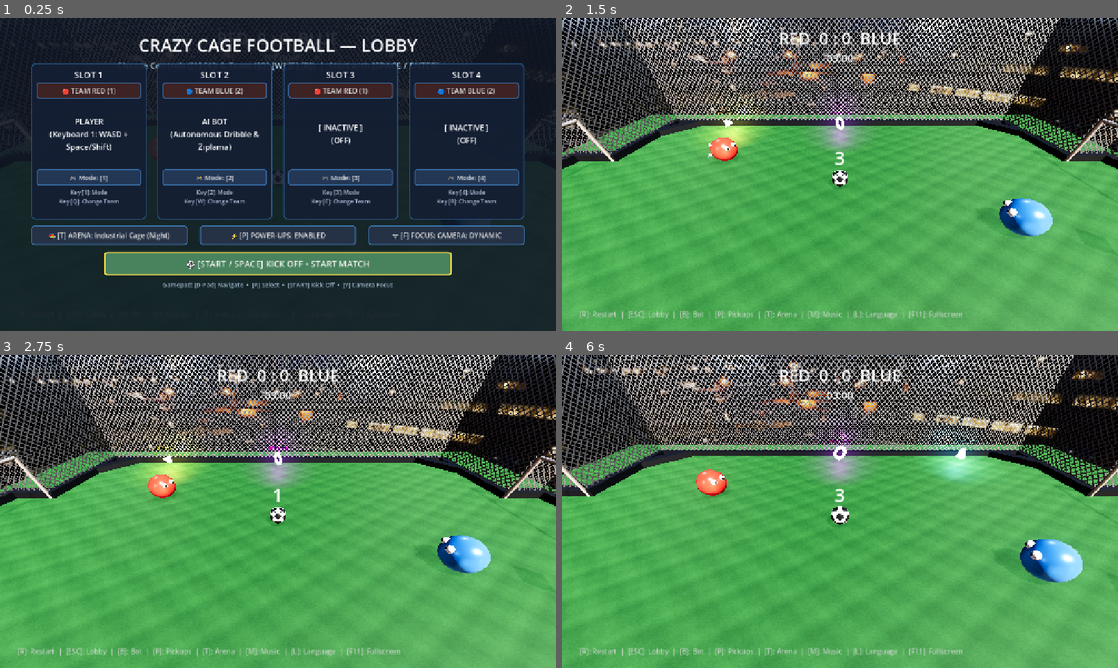
Above: before the commit, frames 1-4 (two rows, left to right).
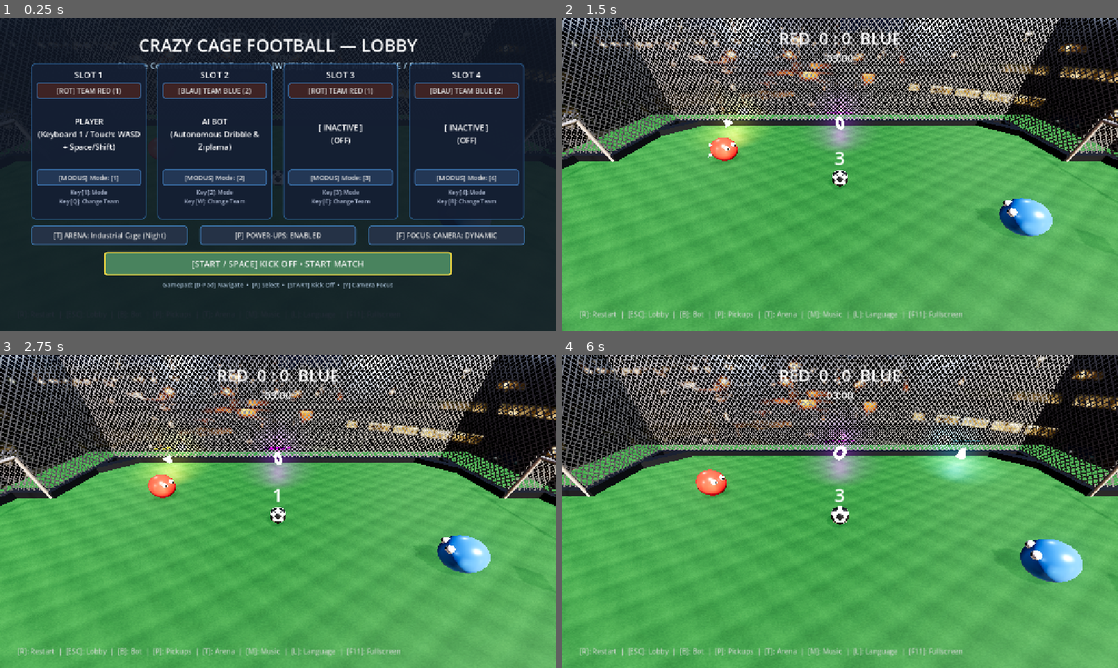
Above: after the commit, the same moments.

Repository: RobinNunkesser/gd-godot-crazy-cage-football
Game: Godot game, scene res://scenes/main.tscn
Two runs of this game, one before a commit and one after it. Both use one fixed random seed, a clock stepped at 60 frames per second and the inputs below.
Inputs (mouse positions are in pixels of both pictures, inside the frame that each line leads up to):
- Up to frame 1 (0.25 s): no input
- Up to frame 2 (1.5 s): click "⚽ [START / SPACE] KICK OFF • …" (after the commit: "[START / SPACE] KICK OFF • ST…") at 0.5 s; tap Enter (p2_jump) at 1.25 s; move the mouse to (962, 158) at 1.27 s; hold D (p1_right) from 1.28 s (still down); hold Shift (p1_boost) from 1.28 s (still down); click (962, 158) at 1.42 s
- Up to frame 3 (2.75 s): tap Space (p1_jump) at 1.52 s; release D (p1_right) at 2 s; release Shift (p1_boost) at 2 s; drag from (166, 527) to (250, 574) at 2.02 s
- Up to frame 4 (6 s): tap R (restart) at 2.75, 3.5, 4.25, 5.75 s; move the mouse to (895, 442) at 2.77 s; hold D (p1_right) 2.78-3.5 s; hold Left (p2_left) 2.78-3.5 s; click (895, 442) at 2.92 s; drag from (812, 574) to (673, 464) at 3.52 s; move the mouse to (1006, 558) at 4.27 s; hold A (p1_left) 4.28-5 s; hold Up (p2_up) 4.28-5 s; click (1006, 558) at 4.42 s; tap Space (p1_jump) at 4.52 s; drag from (673, 464) to (756, 433) at 5.02 s; move the mouse to (867, 511) at 5.77 s; hold S (p1_down) from 5.78 s (still down); tap F at 5.85 s; click (867, 511) at 5.92 s

The runs differ from the first frame. In frame 1, 2.9% of the frame differs, in the area x 6-91%, y 22-81%; in frame 2, less than 0.1%; in frame 3, less than 0.1%; in frame 4, less than 0.1%.

Commit message:
fix(web): remove broken emojis, add mouse fallback testing to touch overlay, and clarify touch control

Diff:
--- a/i18n/translations.csv
+++ b/i18n/translations.csv
@@ -5,7 +5,7 @@
 TEAM_RED_LBL,TEAM ROT (1),TEAM RED (1)
 TEAM_BLUE_LBL,TEAM BLAU (2),TEAM BLUE (2)
 CTRL_OFF,"[ INAKTIV ]\n(OFF)","[ INACTIVE ]\n(OFF)"
-CTRL_KB1,"SPIELER\n(Tastatur 1: WASD + Space/Shift)","PLAYER\n(Keyboard 1: WASD + Space/Shift)"
+CTRL_KB1,"SPIELER\n(Tastatur 1 / Touch: WASD + Space/Shift)","PLAYER\n(Keyboard 1 / Touch: WASD + Space/Shift)"
 CTRL_KB2,"SPIELER\n(Tastatur 2: Pfeile + Enter/Ctrl)","PLAYER\n(Keyboard 2: Arrows + Enter/Ctrl)"
 CTRL_GAMEPAD_0,"SPIELER\n(Gamepad 1: Stick + A/B)","PLAYER\n(Gamepad 1: Stick + A/B)"
 CTRL_GAMEPAD_1,"SPIELER\n(Gamepad 2: Stick + A/B)","PLAYER\n(Gamepad 2: Stick + A/B)"
@@ -13,23 +13,23 @@
 CTRL_GAMEPAD_3,"SPIELER\n(Gamepad 4: Stick + A/B)","PLAYER\n(Gamepad 4: Stick + A/B)"
 CTRL_AI_BOT,"KI-BOT\n(Autonomes Dribbeln & Zıplama)","AI BOT\n(Autonomous Dribble & Zıplama)"
 KEY_HINT,"Taste [%d]: Modus\nTaste [%s]: Team wechseln","Key [%d]: Mode\nKey [%s]: Change Team"
-POWERUPS_ENABLED_LOBBY,"⚡ [P] POWER-UPS: AKTIVIERT  •  Super-Shot | Speed-Boots | Magnetfuß | Freeze-Tackle | Cage-Shaker ⚡","⚡ [P] POWER-UPS: ENABLED  •  Super-Shot | Speed-Boots | Magnet Foot | Freeze-Tackle | Cage-Shaker ⚡"
-POWERUPS_DISABLED_LOBBY,"🚫 [P] POWER-UPS: DEAKTIVIERT (Klassischer Pure-Cage-Modus ohne Pickups) 🚫","🚫 [P] POWER-UPS: DISABLED (Classic pure cage mode without pickups) 🚫"
+POWERUPS_ENABLED_LOBBY,"[P] POWER-UPS: AKTIVIERT  •  Super-Shot | Speed-Boots | Magnetfuß | Freeze-Tackle | Cage-Shaker","[P] POWER-UPS: ENABLED  •  Super-Shot | Speed-Boots | Magnet Foot | Freeze-Tackle | Cage-Shaker"
+POWERUPS_DISABLED_LOBBY,"[P] POWER-UPS: DEAKTIVIERT (Klassischer Pure-Cage-Modus ohne Pickups)","[P] POWER-UPS: DISABLED (Classic pure cage mode without pickups)"
 UI_HINTS_BAR,"[R]: Neustart  |  [ESC]: Lobby  |  [B]: Bot  |  [P]: Pickups  |  [T]: Arena  |  [M]: Musik  |  [L]: Sprache  |  [F11]: Vollbild","[R]: Restart  |  [ESC]: Lobby  |  [B]: Bot  |  [P]: Pickups  |  [T]: Arena  |  [M]: Music  |  [L]: Language  |  [F11]: Fullscreen"
 MIN_PLAYERS_WARN,Mindestens 1 Spieler pro Team erforderlich!,At least 1 player per team required!
-BANNER_KICKOFF,⚽ KICK OFF! ⚽,⚽ KICK OFF! ⚽
-GOAL_RED,⚽ TOOOOR TEAM ROT! ⚽,⚽ GOOOOAL TEAM RED! ⚽
-GOAL_BLUE,⚽ TOOOOR TEAM BLAU! ⚽,⚽ GOOOOAL TEAM BLUE! ⚽
-GOAL_GENERIC,⚽ TOOOOR! ⚽,⚽ GOOOOAL! ⚽
-WIN_RED,🏆 TEAM ROT GEWINNT! 🏆,🏆 TEAM RED WINS! 🏆
-WIN_BLUE,🏆 TEAM BLAU GEWINNT! 🏆,🏆 TEAM BLUE WINS! 🏆
+BANNER_KICKOFF,KICK OFF!,KICK OFF!
+GOAL_RED,TOOOOR TEAM ROT!,GOOOOAL TEAM RED!
+GOAL_BLUE,TOOOOR TEAM BLAU!,GOOOOAL TEAM BLUE!
+GOAL_GENERIC,TOOOOR!,GOOOOAL!
+WIN_RED,TEAM ROT GEWINNT!,TEAM RED WINS!
+WIN_BLUE,TEAM BLAU GEWINNT!,TEAM BLUE WINS!
 MATCH_DRAW,UNENTSCHIEDEN! Drücke [R] für Rematch,DRAW! Press [R] to rematch
 POWERUPS_NOW_ON,POWER-UPS: AKTIVIERT,POWER-UPS: ENABLED
 POWERUPS_NOW_OFF,POWER-UPS: DEAKTIVIERT,POWER-UPS: DISABLED
-MUSIC_STATUS_ON,MUSIK: AN 🔊,MUSIC: ON 🔊
-MUSIC_STATUS_OFF,MUSIK: AUS 🔇,MUSIC: OFF 🔇
-LANG_STATUS_DE,SPRACHE: DEUTSCH 🇩🇪,LANGUAGE: GERMAN 🇩🇪
-LANG_STATUS_EN,SPRACHE: ENGLISCH 🇬🇧,LANGUAGE: ENGLISH 🇬🇧
+MUSIC_STATUS_ON,MUSIK: AN,MUSIC: ON
+MUSIC_STATUS_OFF,MUSIK: AUS,MUSIC: OFF
+LANG_STATUS_DE,SPRACHE: DEUTSCH,LANGUAGE: GERMAN
+LANG_STATUS_EN,SPRACHE: ENGLISCH,LANGUAGE: ENGLISH
 FULLSCREEN_ON,VOLLBILD: AN,FULLSCREEN: ON
 FULLSCREEN_OFF,VOLLBILD: AUS (FENSTER),FULLSCREEN: OFF (WINDOWED)
 PUP_SUPER_SHOT_NAME,SUPER-SCHUSS,SUPER-SHOT
@@ -42,12 +42,12 @@
 PUP_FREEZE_TACKLE_DESC,Eis-Attacke! Nächster Bodycheck friert Gegner für 2 Sekunden ein.,Ice tackle! Next bodycheck freezes opponents for 2 seconds.
 PUP_CAGE_SHAKER_NAME,CAGE-SHAKER,CAGE-SHAKER
 PUP_CAGE_SHAKER_DESC,Erdbeben im Käfig! Schockwelle schleudert alle Gegner an die Banden!,Cage earthquake! Shockwave blasts all opponents into the walls!
-PUP_COLLECTED_TITLE,⚡ SPIELER %d: %s ⚡,⚡ PLAYER %d: %s ⚡
+PUP_COLLECTED_TITLE,SPIELER %d: %s,PLAYER %d: %s
 THEME_INDUSTRIAL,Industrie-Käfig (Nacht),Industrial Cage (Night)
 THEME_SUNNY,Sonnendach (Sommer),Sunny Rooftop (Summer)
 THEME_CYBER,Cyber Neon (Synthwave),Cyber Neon (Synthwave)
 THEME_STATUS_BANNER,ARENA: %s,ARENA: %s
-LOBBY_THEME_BTN,"🏟️ [T] ARENA: %s","🏟️ [T] ARENA: %s"
+LOBBY_THEME_BTN,"[T] ARENA: %s","[T] ARENA: %s"
 PAUSE_TITLE,SPIEL PAUSIERT,GAME PAUSED
 PAUSE_RESUME,[ESC] Weiterspielen,[ESC] Resume
 PAUSE_RESTART,[R] Match Neustarten,[R] Restart Match
@@ -68,14 +68,14 @@
 BTN_LOBBY,[L] Lobby,[L] Lobby
 STATS_TACKLES,Tackles & Checks,Tackles & Checks
 CONTROLS_TITLE,STEUERUNGS-REFERENZ,CONTROLS REFERENCE
-CONTROLS_P1,"P1: WASD + Space (Sprung) + Shift (Boost)","P1: WASD + Space (Jump) + Shift (Boost)"
+CONTROLS_P1,"P1: WASD / Touch + Space (Sprung) + Shift (Boost)","P1: WASD / Touch + Space (Jump) + Shift (Boost)"
 CONTROLS_P2,"P2: Pfeile + Enter (Sprung) + Strg (Boost)","P2: Arrows + Enter (Jump) + Ctrl (Boost)"
 CONTROLS_GAMEPAD,"Gamepad: Analogstick + A/Kreuz + X/Viereck","Gamepad: Analog Stick + A/Cross + X/Square"
 FOCUS_MODE_DYNAMIC,KAMERA: DYNAMISCH,CAMERA: DYNAMIC
 FOCUS_MODE_BALL,KAMERA: BALL-FOKUS,CAMERA: BALL FOCUS
 FOCUS_MODE_BROADCAST,KAMERA: WEITWINKEL (BROADCAST),CAMERA: WIDE (BROADCAST)
-FOCUS_BTN,"📷 [F] FOKUS: %s","📷 [F] FOCUS: %s"
-LOBBY_START_BTN,"⚽ [START / LEERTASTE] ANSTOSS • SPIEL STARTEN","⚽ [START / SPACE] KICK OFF • START MATCH"
+FOCUS_BTN,"[F] FOKUS: %s","[F] FOCUS: %s"
+LOBBY_START_BTN,"[START / LEERTASTE] ANSTOSS • SPIEL STARTEN","[START / SPACE] KICK OFF • START MATCH"
 LOBBY_HINT_GAMEPAD,"Gamepad: [D-Pad] Navigieren  •  [A] Auswählen  •  [START] Anstoß  •  [Y] Kamera-Fokus","Gamepad: [D-Pad] Navigate  •  [A] Select  •  [START] Kick Off  •  [Y] Camera Focus"
 BTN_CHANGE_TEAM,Team: %s,Team: %s
 BTN_CHANGE_MODE,Modus: %s,Mode: %s
--- a/project.godot
+++ b/project.godot
@@ -7,7 +7,7 @@
 [application]
 
 config/name="Crazy Cage Football"
-config/version="0.2.3"
+config/version="0.2.4"
 config/description="3D Physics Cage Soccer Game in Godot 4 inspired by Zippir: Kafes Futbolu. Roll, jump (Ziplama) and score bank-shot goals!"
 run/main_scene="res://scenes/main.tscn"
 config/icon="res://assets/icon.png"
--- a/scenes/main.gd
+++ b/scenes/main.gd
@@ -862,7 +862,7 @@
 	ui_powerup_toggle_label.visible = false
 	ui_lobby_panel.add_child(ui_powerup_toggle_label)
 
-	ui_lobby_theme_btn = _create_styled_button("🏟️ [T] ARENA", 16, Color(0.15, 0.20, 0.28, 0.95))
+	ui_lobby_theme_btn = _create_styled_button("[T] ARENA", 16, Color(0.15, 0.20, 0.28, 0.95))
 	ui_lobby_theme_btn.name = "LobbyThemeBtn"
 	ui_lobby_theme_btn.position = Vector2(72, 478)
 	ui_lobby_theme_btn.size = Vector2(360, 44)
@@ -871,7 +871,7 @@
 	)
 	ui_lobby_panel.add_child(ui_lobby_theme_btn)
 
-	ui_lobby_powerup_btn = _create_styled_button("⚡ [P] POWER-UPS", 16, Color(0.15, 0.20, 0.28, 0.95))
+	ui_lobby_powerup_btn = _create_styled_button("[P] POWER-UPS", 16, Color(0.15, 0.20, 0.28, 0.95))
 	ui_lobby_powerup_btn.name = "LobbyPowerupBtn"
 	ui_lobby_powerup_btn.position = Vector2(460, 478)
 	ui_lobby_powerup_btn.size = Vector2(360, 44)
@@ -880,7 +880,7 @@
 	)
 	ui_lobby_panel.add_child(ui_lobby_powerup_btn)
 
-	ui_lobby_focus_btn = _create_styled_button("📷 [F] KAMERA-FOKUS", 16, Color(0.15, 0.20, 0.28, 0.95))
+	ui_lobby_focus_btn = _create_styled_button("[F] KAMERA-FOKUS", 16, Color(0.15, 0.20, 0.28, 0.95))
 	ui_lobby_focus_btn.name = "LobbyFocusBtn"
 	ui_lobby_focus_btn.position = Vector2(848, 478)
 	ui_lobby_focus_btn.size = Vector2(360, 44)
@@ -1238,7 +1238,7 @@
 
 	var th_y = 145
 	var th_red = Label.new()
-	th_red.text = "🔴 " + tr("TEAM_RED_LBL")
+	th_red.text = "[ROT] " + tr("TEAM_RED_LBL")
 	th_red.horizontal_alignment = HORIZONTAL_ALIGNMENT_CENTER
 	th_red.position = Vector2(30, th_y)
 	th_red.size = Vector2(200, 28)
@@ -1256,7 +1256,7 @@
 	panel.add_child(th_mid)
 
 	var th_blue = Label.new()
-	th_blue.text = "🔵 " + tr("TEAM_BLUE_LBL")
+	th_blue.text = "[BLAU] " + tr("TEAM_BLUE_LBL")
 	th_blue.horizontal_alignment = HORIZONTAL_ALIGNMENT_CENTER
 	th_blue.position = Vector2(570, th_y)
 	th_blue.size = Vector2(200, 28)
@@ -1688,26 +1688,26 @@
 		if i < ui_lobby_slot_team_btns.size():
 			var btn = ui_lobby_slot_team_btns[i]
 			var team_name = tr("TEAM_RED_LBL") if p.team_id == 1 else tr("TEAM_BLUE_LBL")
-			btn.text = ("🔴 " if p.team_id == 1 else "🔵 ") + team_name
+			btn.text = ("[ROT] " if p.team_id == 1 else "[BLAU] ") + team_name
 		if i < ui_lobby_slot_ctrl_btns.size():
 			var c_btn = ui_lobby_slot_ctrl_btns[i]
 			var mode_title = tr("BTN_CHANGE_MODE")
 			if "%s" in mode_title:
-				c_btn.text = "🎮 " + (mode_title % ("[%d]" % (i + 1)))
+				c_btn.text = "[MODUS] " + (mode_title % ("[%d]" % (i + 1)))
 			else:
-				c_btn.text = "🎮 " + mode_title
+				c_btn.text = "[MODUS] " + mode_title
 
 	if ui_lobby_theme_btn and theme_manager:
 		var cur_theme = theme_manager.get_current_theme()
 		var dname = theme_manager.get_theme_display_name(cur_theme)
 		var btn_fmt = tr("LOBBY_THEME_BTN")
 		if not ("%s" in btn_fmt):
-			btn_fmt = "🏟️ [T] ARENA: %s"
+			btn_fmt = "[T] ARENA: %s"
 		ui_lobby_theme_btn.text = btn_fmt % dname
 
 	if ui_lobby_powerup_btn:
 		var p_status = tr("POWERUPS_NOW_ON") if CageConfig.powerups_enabled else tr("POWERUPS_NOW_OFF")
-		ui_lobby_powerup_btn.text = "⚡ [P] " + p_status
+		ui_lobby_powerup_btn.text = "[P] " + p_status
 
 	if ui_lobby_focus_btn and is_instance_valid(camera):
 		var fname = ""
@@ -1722,7 +1722,7 @@
 		if "%s" in fmt:
 			ui_lobby_focus_btn.text = fmt % fname
 		else:
-			ui_lobby_focus_btn.text = "📷 [F] " + fname
+			ui_lobby_focus_btn.text = "[F] " + fname
 
 	if ui_lobby_start_btn:
 		ui_lobby_start_btn.text = tr("LOBBY_START_BTN")
@@ -1735,7 +1735,7 @@
 		var dname = theme_manager.get_theme_display_name(cur_theme)
 		var btn_fmt = tr("LOBBY_THEME_BTN")
 		if not ("%s" in btn_fmt):
-			btn_fmt = "🏟️ [T] ARENA: %s"
+			btn_fmt = "[T] ARENA: %s"
 		ui_theme_toggle_label.text = btn_fmt % dname
 
 	if ui_powerup_toggle_label:
--- a/scripts/cage_touch_overlay.gd
+++ b/scripts/cage_touch_overlay.gd
@@ -171,18 +171,18 @@
 	joystick_base.add_child(joystick_knob)
 
 	# --- 2. Action Buttons (Rechts) ---
-	jump_btn = _create_action_button("⚽\nJUMP", Color(1.0, 0.88, 0.25, 0.85), Color(0.2, 0.15, 0.02, 0.7), 46.0)
+	jump_btn = _create_action_button("JUMP", Color(1.0, 0.88, 0.25, 0.85), Color(0.2, 0.15, 0.02, 0.7), 46.0)
 	jump_btn.name = "TouchJumpBtn"
 	root_control.add_child(jump_btn)
 
-	boost_btn = _create_action_button("⚡\nBOOST", Color(1.0, 0.2, 0.6, 0.85), Color(0.2, 0.02, 0.12, 0.7), 40.0)
+	boost_btn = _create_action_button("BOOST", Color(1.0, 0.2, 0.6, 0.85), Color(0.2, 0.02, 0.12, 0.7), 40.0)
 	boost_btn.name = "TouchBoostBtn"
 	root_control.add_child(boost_btn)
 
 	# --- 3. Top Quick-Access Buttons ---
 	pause_btn = Button.new()
 	pause_btn.name = "TouchPauseBtn"
-	pause_btn.text = "⏸️"
+	pause_btn.text = "||"
 	pause_btn.focus_mode = Control.FOCUS_NONE
 	pause_btn.mouse_filter = Control.MOUSE_FILTER_STOP
 	var p_style = StyleBoxFlat.new()
@@ -201,7 +201,7 @@
 
 	cam_btn = Button.new()
 	cam_btn.name = "TouchCamBtn"
-	cam_btn.text = "🎥"
+	cam_btn.text = "CAM"
 	cam_btn.focus_mode = Control.FOCUS_NONE
 	cam_btn.mouse_filter = Control.MOUSE_FILTER_STOP
 	cam_btn.add_theme_stylebox_override("normal", p_style)
@@ -282,6 +282,17 @@
 	elif event is InputEventScreenDrag:
 		var drag := event as InputEventScreenDrag
 		_handle_touch_drag(drag.index, drag.position)
+	elif event is InputEventMouseButton:
+		var mb := event as InputEventMouseButton
+		if mb.button_index == MOUSE_BUTTON_LEFT:
+			if mb.pressed:
+				_handle_touch_down(999, mb.position)
+			else:
+				_handle_touch_up(999)
+	elif event is InputEventMouseMotion:
+		var mm := event as InputEventMouseMotion
+		if (mm.button_mask & MOUSE_BUTTON_MASK_LEFT) != 0:
+			_handle_touch_drag(999, mm.position)
 
 func _handle_touch_down(index: int, pos: Vector2) -> void:
 	var vp_size = _get_viewport_size()
--- a/scripts/power_up.gd
+++ b/scripts/power_up.gd
@@ -29,15 +29,15 @@
 static func get_short_title(t: CageConfig.PowerUpType) -> String:
 	match t:
 		CageConfig.PowerUpType.SUPER_SHOT:
-			return "🔥 " + TranslationServer.translate("PUP_SUPER_SHOT_NAME")
-		CageConfig.PowerUpType.SPEED_BOOTS:
-			return "⚡ " + TranslationServer.translate("PUP_SPEED_BOOTS_NAME")
-		CageConfig.PowerUpType.MAGNET_FOOT:
-			return "🧲 " + TranslationServer.translate("PUP_MAGNET_FOOT_NAME")
-		CageConfig.PowerUpType.FREEZE_TACKLE:
-			return "❄️ " + TranslationServer.translate("PUP_FREEZE_TACKLE_NAME")
-		CageConfig.PowerUpType.CAGE_SHAKER:
-			return "💥 " + TranslationServer.translate("PUP_CAGE_SHAKER_NAME")
+			return "[SUPER-SHOT] " + TranslationServer.translate("PUP_SUPER_SHOT_NAME")
+		CageConfig.PowerUpType.SPEED_BOOTS:
+			return "[SPEED] " + TranslationServer.translate("PUP_SPEED_BOOTS_NAME")
+		CageConfig.PowerUpType.MAGNET_FOOT:
+			return "[MAGNET] " + TranslationServer.translate("PUP_MAGNET_FOOT_NAME")
+		CageConfig.PowerUpType.FREEZE_TACKLE:
+			return "[FREEZE] " + TranslationServer.translate("PUP_FREEZE_TACKLE_NAME")
+		CageConfig.PowerUpType.CAGE_SHAKER:
+			return "[SHAKER] " + TranslationServer.translate("PUP_CAGE_SHAKER_NAME")
 	return "POWER-UP"
 
 static func get_type_name(t: CageConfig.PowerUpType) -> String:
